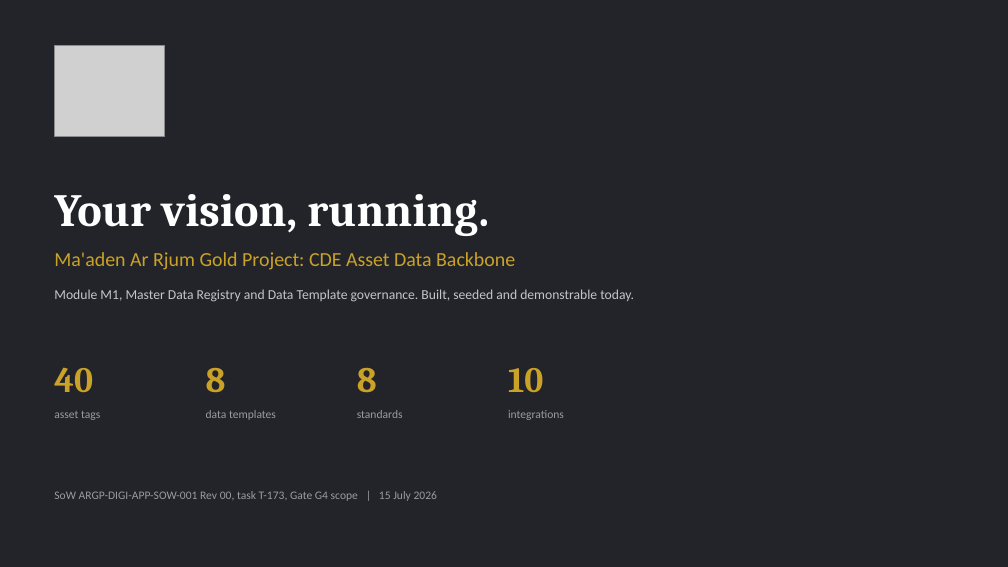
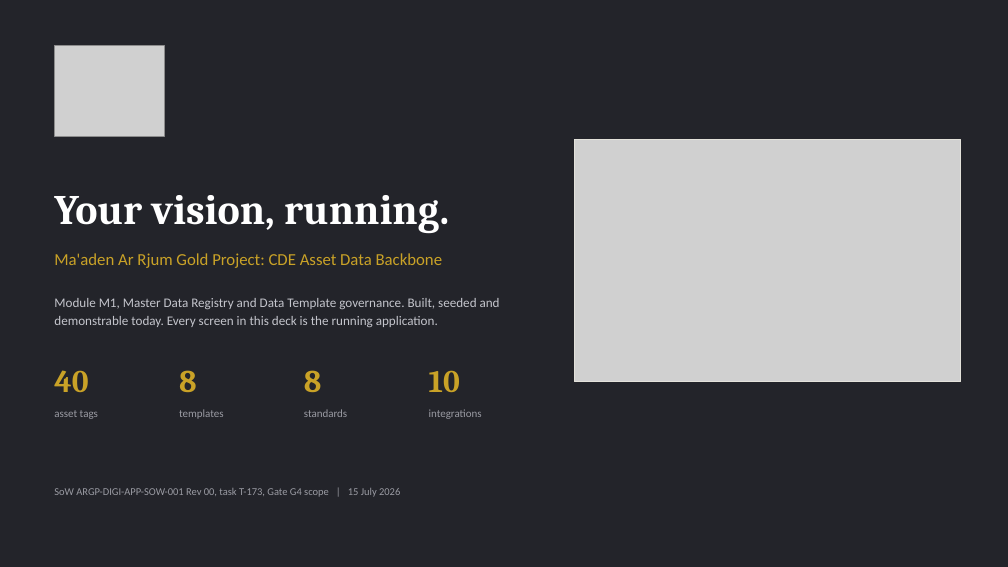
Before and after one commit to XDH-AngelBalilo/XDH_Maaden, a slide deck: slide 1 of RFQ Doc/2026.07.15 CDE Demo Deck/Maaden ARGP - CDE Demo.pptx. Drawn at 1008x567 pixels with LibreOffice and Linux fonts; fonts in the diff are those of the drawing; grey boxes stand for pictures. Boxes give left, top, right and bottom in pixels: in the first picture for what was removed or moved away, otherwise in the second. Text is boxed around its words. In the diff, an @@ line names an element or a change of style, - is before the commit and + after.

```diff
--- a/RFQ Doc/2026.07.15 CDE Demo Deck/Maaden ARGP - CDE Demo.pptx
+++ b/RFQ Doc/2026.07.15 CDE Demo Deck/Maaden ARGP - CDE Demo.pptx
@@ picture added at (575, 140, 960, 382) @@
@@ rectangle added at (575, 140, 960, 382), outline #E3E1DA 0.75 pt @@
@@ text "Your vision, running." at (54, 195, 449, 234): size 44 to 40 pt @@
@@ text "Ma'aden Ar Rjum Gold Project: ..." at (54, 253, 443, 268): size 19 to 16 pt @@
@@ text at (54, 298, 500, 327): text changed; size 13 to 12.5 pt @@
-Module M1, Master Data Registry and Data Template governance. Built, seeded and demonstrable today.
+Module M1, Master Data Registry and Data Template governance. Built, seeded and demonstrable today. Every screen in this deck is the running application.
@@ text "8": place and size @@
-text "8" at (206, 368, 226, 392)
+text "8" at (179, 370, 197, 392)
@@ text "8": place and size @@
-text "8" at (357, 368, 377, 392)
+text "8" at (304, 370, 322, 392)
@@ size 34 to 30 pt in 4 elements at (54, 370, 88, 392), (179, 370, 197, 392), (304, 370, 322, 392), (429, 370, 460, 392) @@
@@ text "10": place and size @@
-text "10" at (508, 368, 543, 392)
+text "10" at (429, 370, 460, 392)
@@ text at (179, 409, 223, 419): text changed; size 11 to 10.5 pt @@
-data templates
+templates
@@ text "standards": place and size @@
-text "standards" at (357, 410, 403, 418)
+text "standards" at (304, 409, 347, 417)
@@ size 11 to 10.5 pt in 3 elements at (54, 410, 98, 419), (304, 409, 347, 417), (429, 409, 482, 419) @@
@@ text "integrations": place and size @@
-text "integrations" at (508, 410, 564, 420)
+text "integrations" at (429, 409, 482, 419)
@@ text "SoW ARGP-DIGI-APP-SOW-001 Rev 00, task ..." at (54, 488, 400, 497): size 11 to 10 pt @@
```
Also in this commit, not shown: 5 other slides changed, 2 slides added, 2 slides removed, 15 other files.
